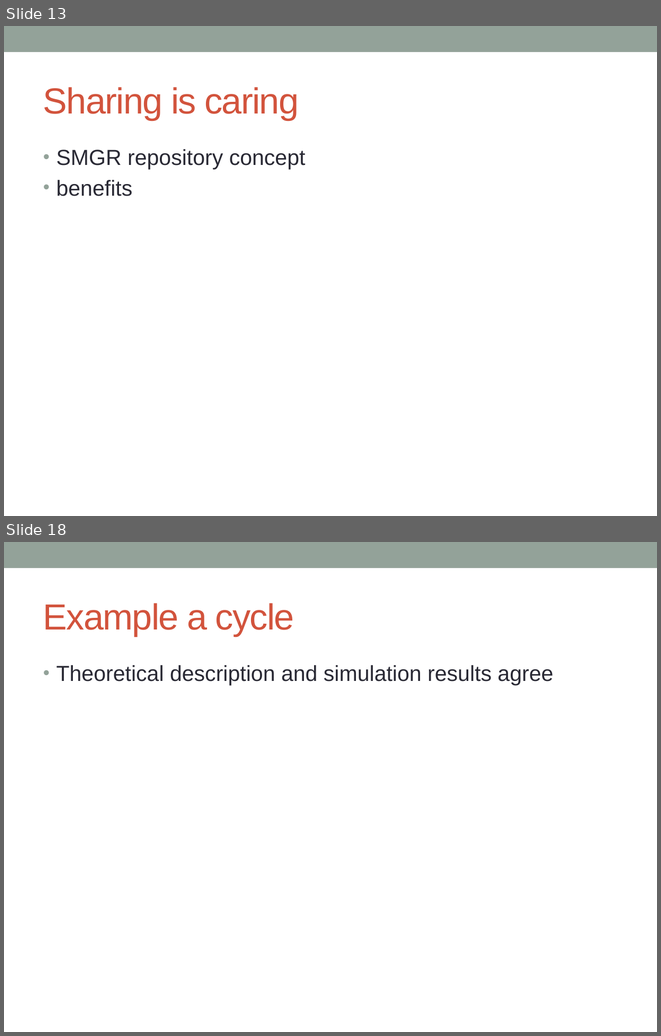
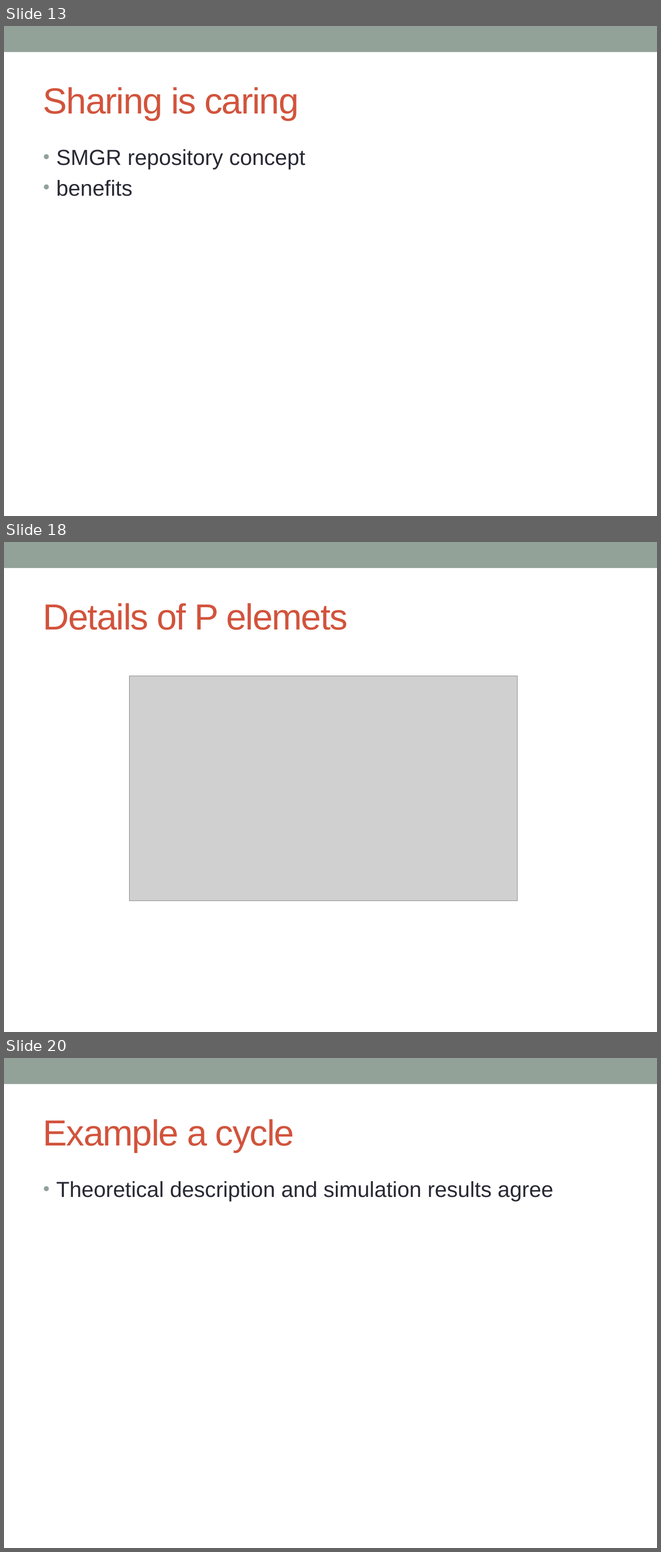
Before and after one commit to 05dirnbe/defense, a slide deck: draft.pptx. Shown one above the other, each under a label of ours: slides 13 and 18 before the commit, slides 13, 18 and 20 after it; the slides between them are not shown. The pictures are 661x1036 and 661x1552 pixels, drawn with LibreOffice and Linux fonts; fonts in the diff are those of the drawing; grey boxes stand for pictures. Boxes give left, top, right and bottom in pixels: in the first picture for what was removed or moved away, otherwise in the second. Text is boxed around its words. In the diff, an @@ line names an element or a change of style, - is before the commit and + after.

```diff
--- a/draft.pptx
+++ b/draft.pptx
@@ slide 18 added at [4, 542, 657, 1032], background #FFFFFF; not listed: 1 template element that a slide beside it also shows @@
@@ title added at [43, 603, 347, 630], 40 pt, text #D2533C @@
+Details of P elemets
@@ picture added at [130, 676, 517, 900] @@
@@ what was slide 18 is now slide 20 @@
```
Also in this commit, not shown: 3 slides changed, 3 other slides added, 1 slide removed.
